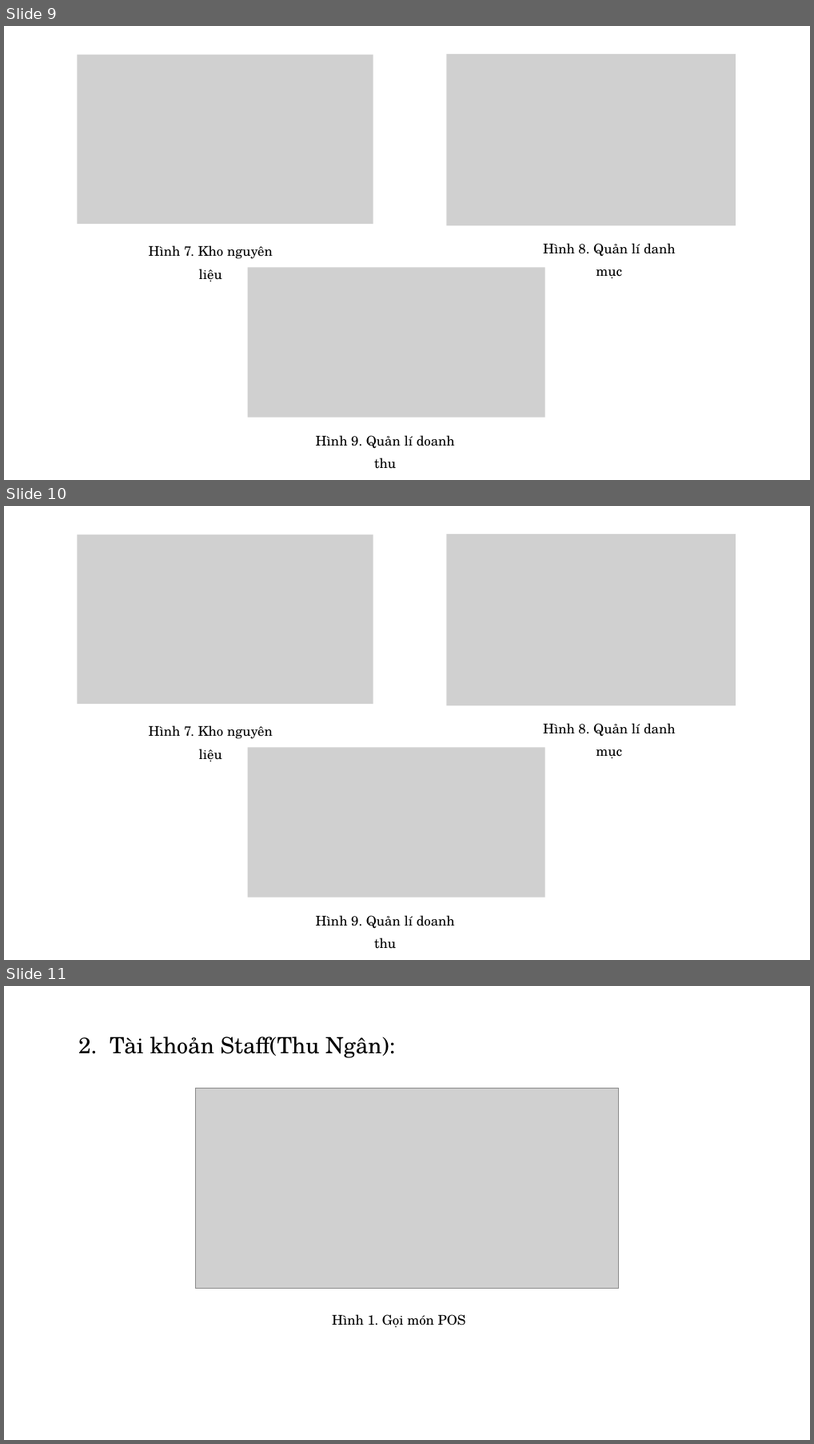
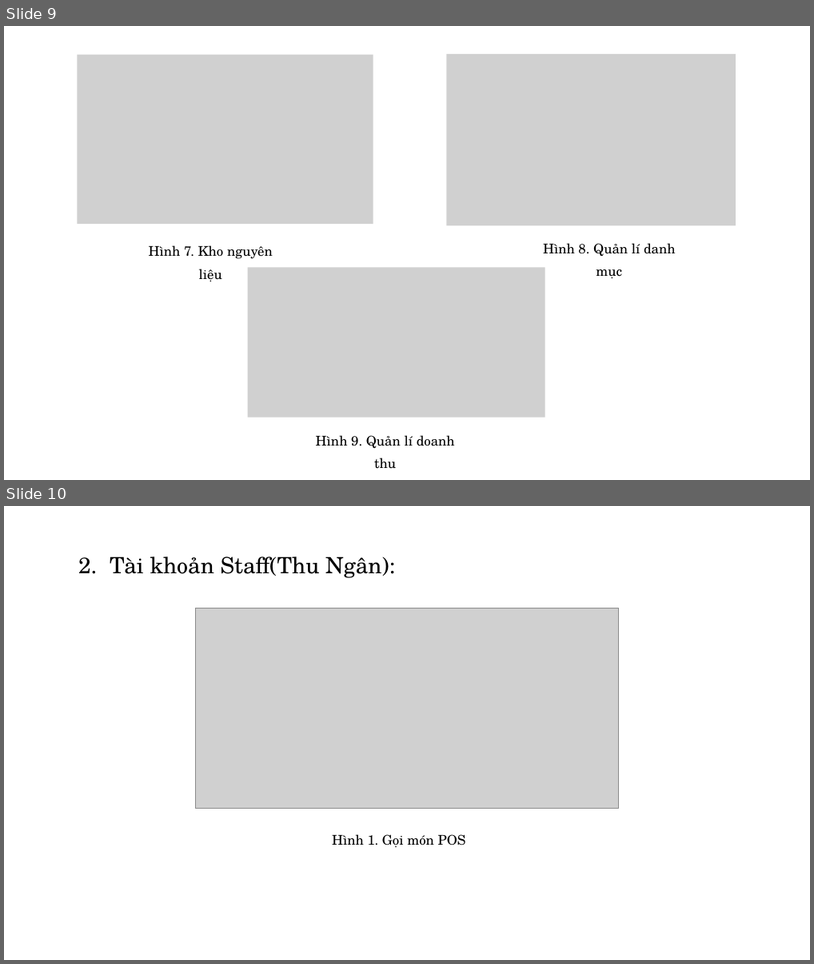
Before and after one commit to shengs1/Sun_Coffee_CK, a slide deck: slides/Quản Lí Quán Cà Phê.pptx. Shown one above the other, each under a label of ours: slides 9, 10 and 11 before the commit, slides 9 and 10 after it. The pictures are 814x1444 and 814x964 pixels, drawn with LibreOffice and Linux fonts; fonts in the diff are those of the drawing; grey boxes stand for pictures; background and template pictures are left out. Boxes give left, top, right and bottom in pixels: in the first picture for what was removed or moved away, otherwise in the second. Text is boxed around its words. In the diff, an @@ line names an element or a change of style, - is before the commit and + after.

Commit message:
Update slides

```diff
--- a/slides/Quản Lí Quán Cà Phê.pptx
+++ b/slides/Quản Lí Quán Cà Phê.pptx
@@ slide 10 removed at (4,506,810,960), background picture (left out) @@
@@ picture removed at (77,535,374,704) @@
@@ picture removed at (446,534,736,705) @@
@@ text removed at (149,725,273,761) @@
-Hình 7. Kho nguyên liệu
@@ text removed at (543,723,676,758) @@
-Hình 8. Quản lí danh mục
@@ picture removed at (248,747,546,897) @@
@@ text removed at (316,915,455,948) @@
-Hình 9. Quản lí doanh thu
@@ what was slide 11 is now slide 10 @@
```
